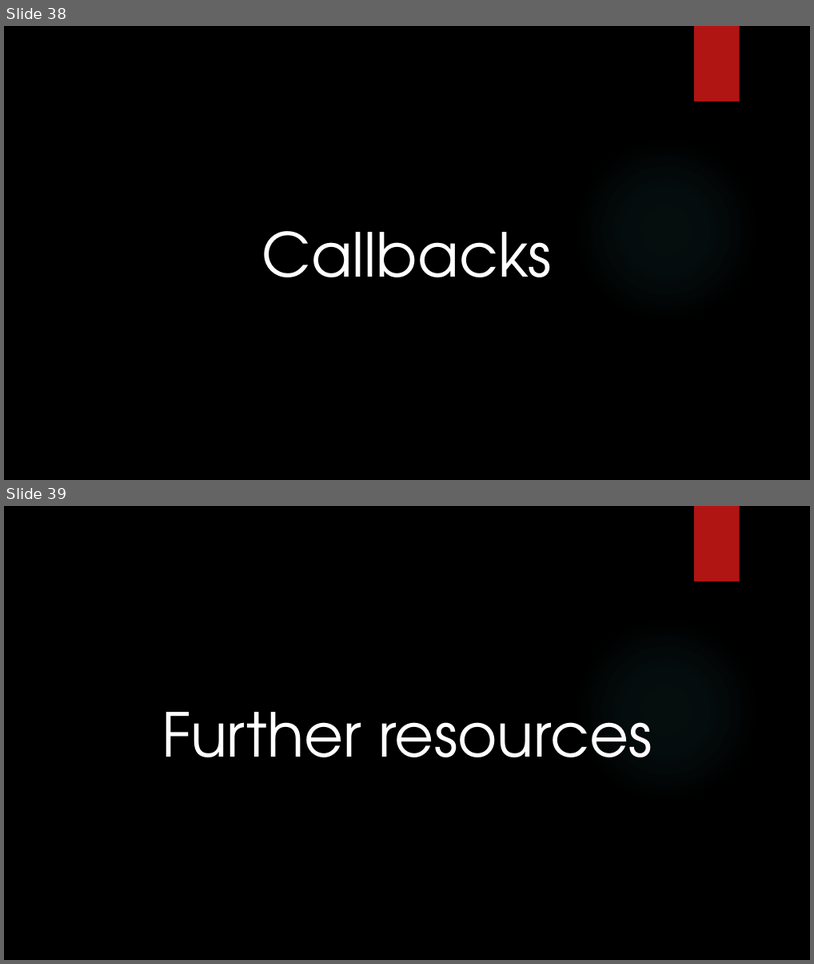
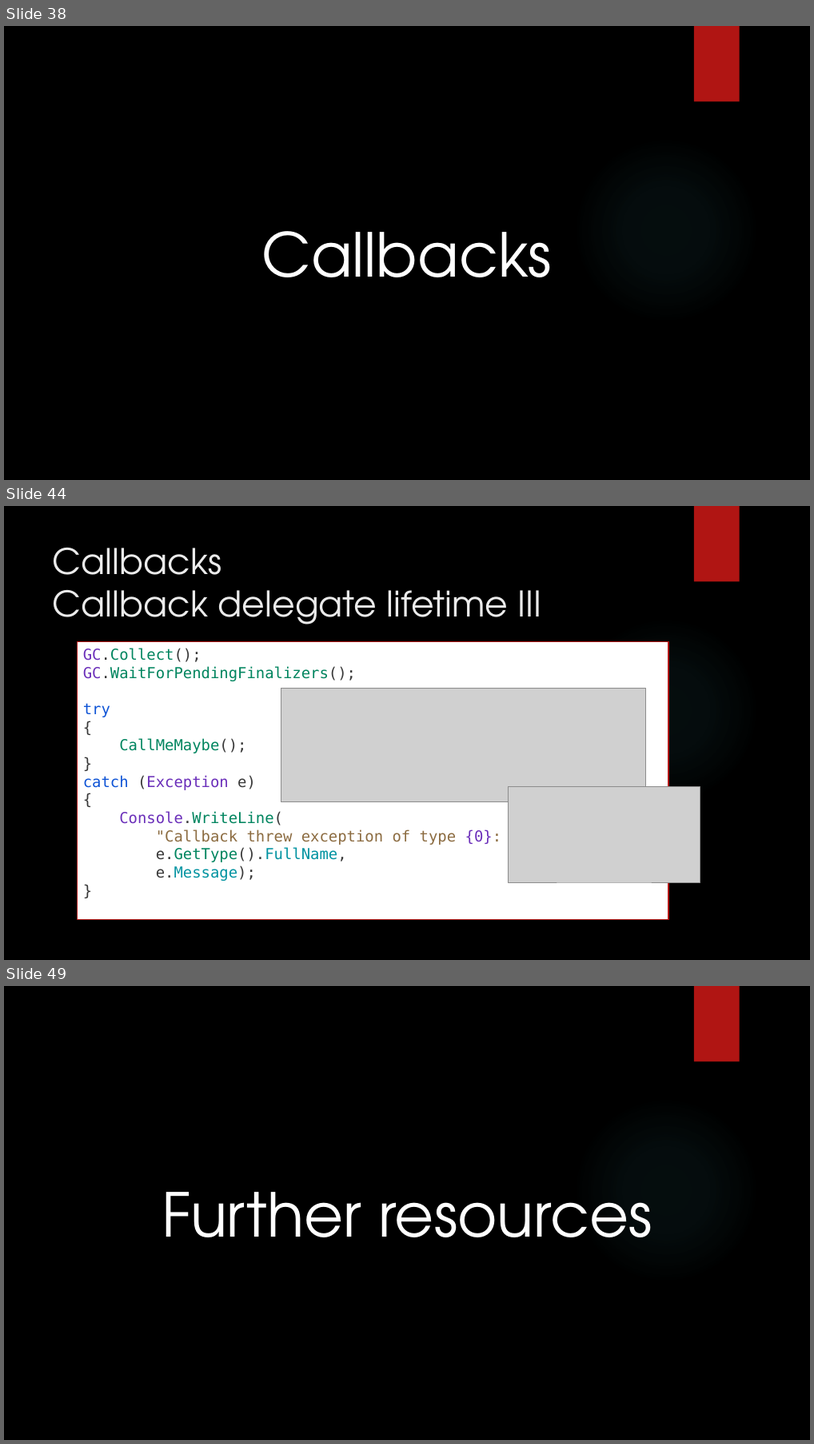
Before and after one commit to dennisdietrich/UnsafeCSharp, a slide deck: doc/Introduction to unsafe C#.pptx. Shown one above the other, each under a label of ours: slides 38 and 39 before the commit, slides 38, 44 and 49 after it; the slides between them are not shown. The pictures are 814x964 and 814x1444 pixels, drawn with LibreOffice and Linux fonts; fonts in the diff are those of the drawing; grey boxes stand for pictures; background and template pictures are left out. Boxes give left, top, right and bottom in pixels: in the first picture for what was removed or moved away, otherwise in the second. Text is boxed around its words. In the diff, an @@ line names an element or a change of style, - is before the commit and + after.

Commit message:
Added slides about callbacks (issue #4)

```diff
--- a/doc/Introduction to unsafe C#.pptx
+++ b/doc/Introduction to unsafe C#.pptx
@@ slide 44 added at (4, 506, 810, 960), background picture (left out); not listed: 2 template elements that a slide beside it also shows @@
@@ title added at (53, 548, 542, 624), 42 pt, text #EBEBEB @@
+Callbacks
+Callback delegate lifetime III
@@ rectangle added at (77, 642, 669, 920), fill #FFFFFF, outline #B01513 1.25 pt, 18 pt, text #00855F @@
+GC.Collect();
+GC.WaitForPendingFinalizers();
+try
+{
+CallMeMaybe();
+}
+catch (Exception e)
+{
+Console.WriteLine(
+"Callback threw exception of type {0}: {1}",
+e.GetType().FullName,
+e.Message);
+}
@@ picture added at (281, 688, 646, 802) @@
@@ picture added at (509, 787, 700, 882) @@
@@ what was slide 39 is now slide 49 @@
```
Also in this commit, not shown: 1 slide changed, 9 other slides added, 5 other files.
